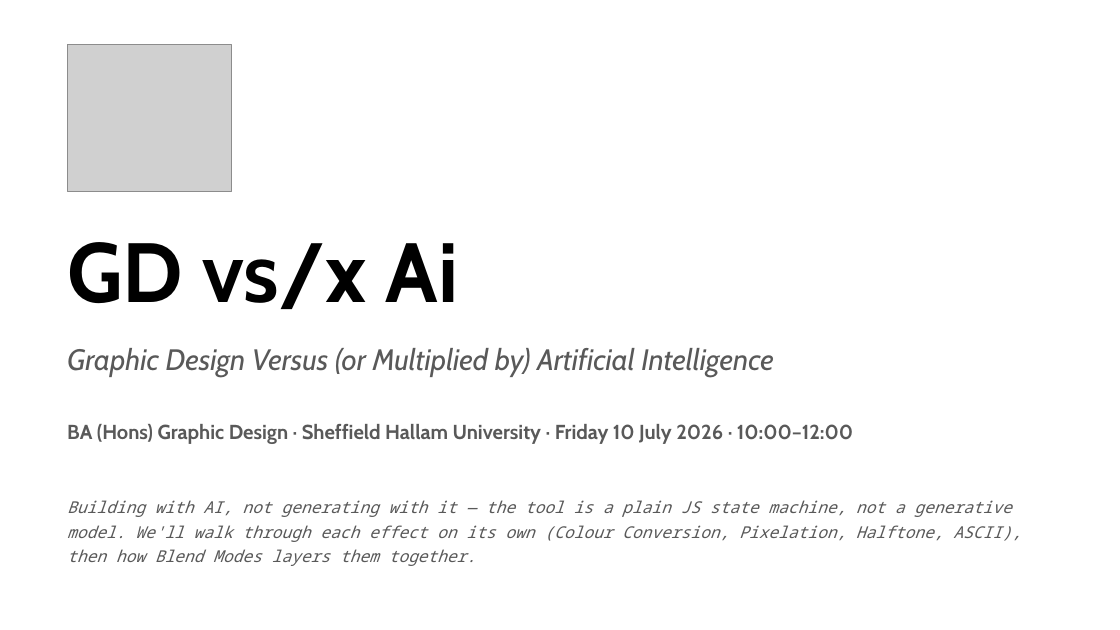
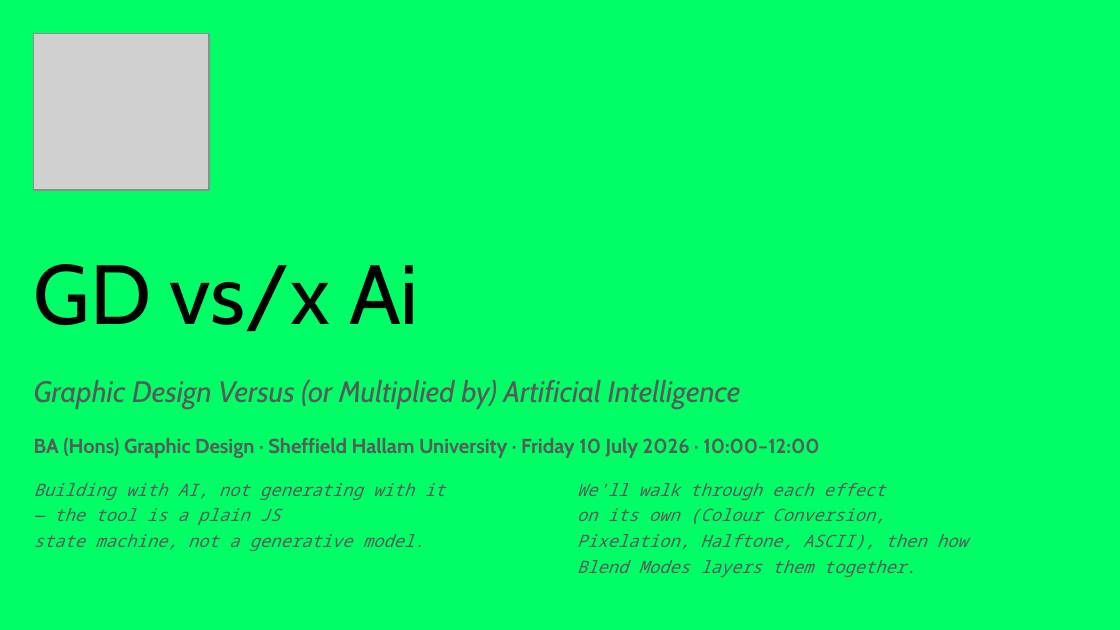
Before and after one commit to PkWr/GD-Remix-Process, a slide deck: slide 1 of Building-With-AI-Photo-Remix-Effects.pptx. Drawn at 1120x630 pixels with LibreOffice and Linux fonts; fonts in the diff are those of the drawing; grey boxes stand for pictures. Boxes give left, top, right and bottom in pixels: in the first picture for what was removed or moved away, otherwise in the second. Text is boxed around its words. In the diff, an @@ line names an element or a change of style, - is before the commit and + after.

```diff
--- a/Building-With-AI-Photo-Remix-Effects.pptx
+++ b/Building-With-AI-Photo-Remix-Effects.pptx
@@ background #FFFFFF to #00FF66 @@
@@ picture: place and size @@
-picture at (67, 45, 232, 192)
+picture at (34, 34, 209, 190)
@@ text "GD vs/x Ai": place and size @@
-text "GD vs/x Ai" at (67, 242, 459, 309)
+text "GD vs/x Ai" at (34, 264, 419, 331)
@@ text "GD vs/x Ai" at (34, 264, 419, 331): bold off @@
@@ text at (34, 380, 741, 409): line spacing 1 to 1.25; more space between paragraphs @@
@@ text "Graphic Design Versus (or Multiplied ...": place and size @@
-text "Graphic Design Versus (or Multiplied ..." at (67, 348, 774, 377)
+text "Graphic Design Versus (or Multiplied ..." at (34, 380, 819, 458)
@@ text "Graphic Design Versus (or Multiplied ..." at (34, 380, 819, 458): vertical alignment middle to top @@
@@ text at (34, 438, 819, 458): paragraph added @@
+BA (Hons) Graphic Design · Sheffield Hallam University · Friday 10 July 2026 · 10:00–12:00
@@ text removed at (67, 424, 853, 444) @@
-BA (Hons) Graphic Design · Sheffield Hallam University · Friday 10 July 2026 · 10:00–12:00
@@ text added at (34, 483, 446, 551), 11 pt, text #595959, italic @@
+Building with AI, not generating with it
+— the tool is a plain JS
+state machine, not a generative model.
@@ text at (577, 483, 968, 577): text changed; size 10.5 to 11 pt @@
-Building with AI, not generating with it — the tool is a plain JS state machine, not a generative model. We'll walk through each effect on its own (Colour Conversion, Pixelation, Halftone, ASCII), then how Blend Modes layers them together.
+We'll walk through each effect
+on its own (Colour Conversion,
+Pixelation, Halftone, ASCII), then how
+Blend Modes layers them together.
```
Also in this commit, not shown: 19 other slides changed, 1 slide added, 8 other files.
